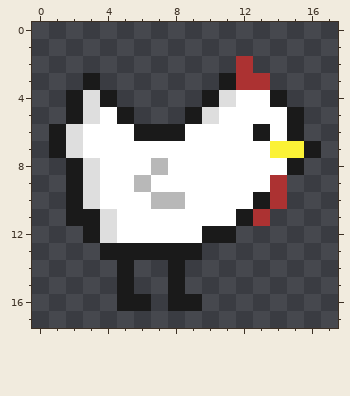
Pixel-art sprite: hommlite/assets/combat/units/chicken4.png. The picture above was drawn from the file before the commit.
The file is 18x18 pixels.
The same view after the edit:
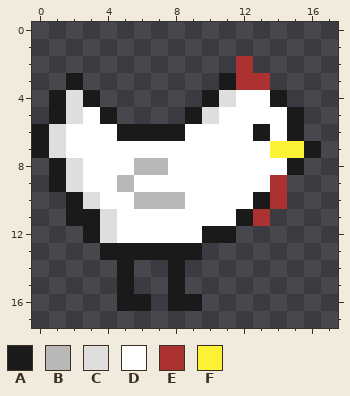
Palette (. is transparent): A #1a1a1a  B #b8b8b8  C #dedede  D #ffffff  E #ac3232  F #fbf236
Difference:
Changed rows in their new state; - is an unchanged pixel.
first column x 0:
 3 --A.---
 4 -ACA.--
 5 -ACDA.-
 6 ACD--A-
 7 ACD----
 8 -ACD--B
 9 -ACD-BD
10 ------B
